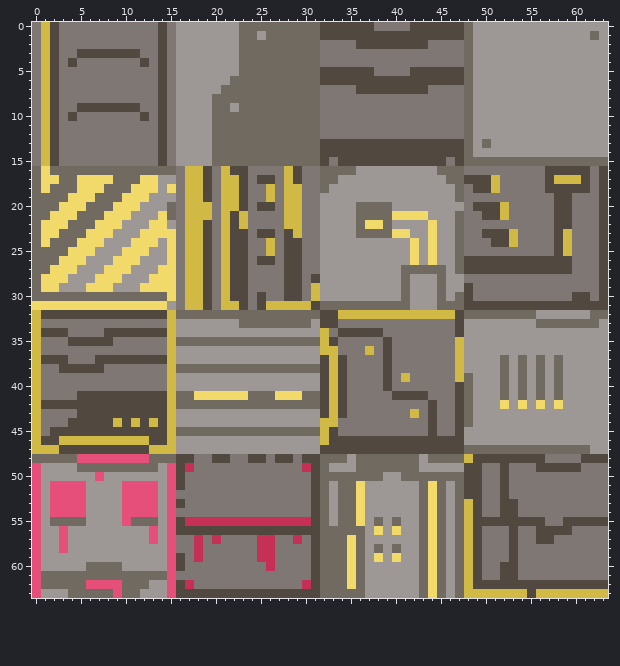
One commit to this pixel-art sprite: projects/croc3d/Industrial.png. That is the earlier state.
The file is 64x64 pixels. Colours within 5 levels of each other are drawn and written as one.
After:
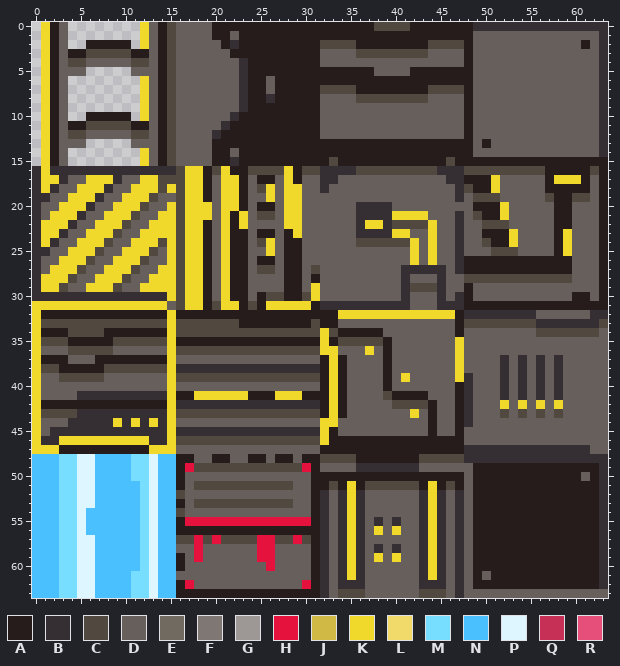
Palette (. is transparent): A #271c1c  B #352e33  C #51493f  D #665f5c  E #716a61  F #7e7773  G #9d9895  H #e5113cfe  J #d1b946  K #f0d92b  L #f1da69  M #77deff  N #4ac0ff  P #def6ff  Q #c62e56fe  R #e64f79fe
Edits made:
Changed rows in their new state; - is an unchanged pixel.
first column x 0:
 0 .KAD........KDACDDDDAAAAAAAAAAAAAAAAAACCCCAAAAAAABBBBBBBBBBBBBBB
 1 .KAD........KDACDDDDAADAAAAAAAAAAAAAAAAAAAAAAAAAADDDDDDDDDDDDDDB
 2 .KAD..AAAAA.KDACDDDDDABAAAAAAAAACCCCAAAAAAAACCCCADDDDDDDDDDDDADB
 3 .KADAA-----AADACDDDDDDAAAAAAAAAADDDDCCCCCCCCDDDDADDDDDDDDDDDDDDB
 4 .KAD-CDDDDDC-DACDDDDDDDBAAAAAAAADDDDDDDDDDDDDDDDADDDDDDDDDDDDDDB
 5 .KADDD.....DDDACDDDDDDDBAAAAAAAAAAAAAADDDDAAAAAAADDDDDDDDDDDDDDB
 6 .KAD........KDACDDDDDDDBAADAAAAAAAAAAAAAAAAAAAAAADDDDDDDDDDDDDDB
 7 .KAD........KDACDDDDDDDBAADAAAAACCCCAAAAAAAACCCCADDDDDDDDDDDDDDB
 8 .KAD........KDACDDDDDDDBAABAAAAADDDDCCCCCCCCDDDDADDDDDDDDDDDDDDB
 9 .KAD........KDACDDDDDDDBAAAAAAAADDDDDDDDDDDDDDDDADDDDDDDDDDDDDDB
10 .KAD..AAAAA.KDACDDDDDDBAAAAAAAAADDDDDDDDDDDDDDDDADDDDDDDDDDDDDDB
11 .KADAACCCCCAADACDDDDDBAAAAAAAAAADDDDDDDDDDDDDDDDADDDDDDDDDDDDDDB
12 .KADCCDDDDDCCDACDDDDBAAAAAAAAAAADDDDDDDDDDDDDDDDADDDDDDDDDDDDDDB
13 .KADDD.....DDDACDDDDAAAAAAAAAAAAAAAAAAAAAAAAAAAAADADDDDDDDDDDDDB
14 .KAD........KDACDDDDAADAAAAAAAAAAAAAAAAAAAAAAAAAADDDDDDDDDDDDDDB
15 .KAD........KDACDDDDAABAAAAAAAAAACAAAAAAAAAAAACAAAAAAAAAAAAAAAAA
16 BKBBBBBBBBBBBBBBCKKACKAACCCCKACCBBBBCCCCCCCCCBBBCCCCCCCCCAAAAACA
17 BKKBDDKKKBDDKKCCCKKADKKADAADKADDBBDDDDDDDDDDDDBBAAAKDDDDDAKKKADA
18 BKBDDKKKBDDKKKCKCKKADKKADCKDKKDDBDDDDDDDDDDDDDDBCAAKDDDDDAAAAADA
19 BBDDKKKBDDKKKCDDCKKADKKADDKDKKDDDDDDDDDDDDDDDDDBDCCCDDDDDCAACCDA
20 BDDKKKBDDKKKCDDKCKKKDKKADAADKKDDDDDDBBBBDDDDDDDDDAAAKDDDDDAADDDA
21 BDKKKBDDKKKCDDKKCKKKDKAKDCCDKKDDDDDDBBBBKKKKDDDBDCAAKDDDDDAADDDA
22 BKKKBDDKKKCDDKKKCKKADKAKDDDDKKDDDDDDBKKBCCCCKDDBDDCCCDDDDDAADDDA
23 BKKBDDKKKCDDKKKKCKKADKAADAADAKDDDDDDBBBBKKDDKDDBDDAAAKDDDDAKDDDA
24 BKBDDKKKCDDKKKCKCKKADKAADCKDAADDDDDDCCCCCCKDKDDBDDCAAKDDDDAKDDDA
25 BBDDKKKCDDKKKCDKCKKADKAADDKDAADDDDDDDDDDDDKDKDDBDDDCCCDDDDAKDDDA
26 BDDKKKCDDKKKCDDKCKKADKAADAADAADDDDDDDDDDDDKDKDDBAAAAAAAAAAAADDDA
27 BDKKKCDDKKKCDDKKCKKADKAADCCDAADCDDDDDDDDDBBBBBDBAAAAAAAAAAAADDDA
28 BKKKCDDKKKCDDKKKCKKADKAADDDDAADADDDDDDDDDBDDDBDDCCCCCCCCCCCCDDDA
29 BKKCDDKKKCDDKKKKCKKADKAADDDDAADKDDDDDDDDDBCCCBDDADDDDDDDDDDDDDDA
30 BBBBBBBBBBBBBBBKCKKADKAADACCAACKDDDDDDDDDBDDDBDBADDDDDDDDDDDAADA
31 KKKKKKKKKKKKKKKDCKKACKKACAKKKKKABBBBBBBBBBDDDBBBAAAAAAAAAAAAAAAA
32 KAAAAAAAAAAAAAAKAAAAAAAAAAAAAAAAAAKKKKKKKKKKKKKABBBBBBBBDDDDDDBB
33 KCCCCCCCCCCCCCCKCCCCCCCAAAAAAAACAADDDDDDDDDDDDDACCCCCCCCBBBBBBBC
34 KAAACCCCAAAAAAAKCCCCCCCCCCCCCCCCKCAAAAADDDDDDDDADDDDDDDDCCCCCCCD
35 KCCCAAAAACCCCCCKAAAAAAAAAAAAAAAAKACCCCCADDDDDDDKDDDDDDDDDDDDDDDD
36 KDDDCCCCCDDDDDDKCCCCCCCCCCCCCCCCKKDDDKDADDDDDDDKDDDDDDDDDDDDDDDD
37 KAAADDDAAAAAAAAKDDDDDDDDDDDDDDDDAKADDDDADDDDDDDKDDDDBDBDBDBDDDDD
38 KCCAAAAACCCCCCCKBBBBBBBBBBBBBBBBAKADDDDADDDDDDDKDDDDBDBDBDBDDDDD
39 KDDCCCCCDDDDDDDKCCCCCCCCCCCCCCCCAKADDDDADKDDDDDKBDDDBDBDBDBDDDDD
40 KDDDDDDDDDDDDDDKDDDDDDDDDDDDDDDDAKADDDDADDDDDDDABDDDBDBDBDBDDDDD
41 KDDDDBBBBBBBBBBKAAKKKKKKAAAKKKAAAKADDDDCAAAADDDABDDDBDBDBDBDDDDD
42 KAAAAAAAAAAAAAAKBBBBBBBBBBBBBBBBAKADDDDDCCCCADDABDDDKDKDKDKDDDDD
43 KCCCCBBBBBBBBBBKCCCCCCCCCCCCCCCCAKADDDDDDDKDADDABDDDCDCDCDCDDDDD
44 KDDDBBBBBKBKBKBKDDDDDDDDDDDDDDDDKKDDDDDDDDDDADDABDDDDDDDDDDDDDDD
45 KDBBBBBBBBBBBBBKBBBBBBBBBBBBBBBBKADDDDDDDDDDADDADDDDDDDDDDDDDDDD
46 KBBKKKKKKKKKKBBKCCCCCCCCCCCCCCCCKAAAAAAAAAAAAAAADDDDDDDDDDDDDDDD
47 KKKAAAAAAAAAAKKKDDDDDDDDDDDDDDDDAAAAAAAAAAAAAAAABBBBBBBBBBBBBBDD
48 NNNMMPPNNNNMMPNNAADDAADDAADAADAACCCCAAAAAAACCCCCBBBBBBBBBBBBBBBB
49 NNNMMPPNNNNMMPNNAHCCCCCCCCCCCCHADDDDBBBBBBBDDDDDDAAAAAAAAAAAAAAB
50 NNNMMPPNNNNMMPNNADDDDDDDDDDDDDDAAAAAAAAAAAAAAAAADAAAAAAAAAAAADAB
51 NNNMMPPNNNNNMPNNADCCCCCCCCCCCDDAACAKACCCCCCAKACADAAAAAAAAAAAAAAB
52 NNNMMPPNNNNNMPNNCDDDDDDDDDDDDDDABDBKBDDDDDDBKBDBDAAAAAAAAAAAAAAB
53 NNNMMPPNNNNNMPNNADCCCCCCCCCCCDDABDBKBDDDDDDBKBDBDAAAAAAAAAAAAAAB
54 NNNMMPNNNNNNMPNNCDDDDDDDDDDDDDDABDBKBDDDDDDBKBDBDAAAAAAAAAAAAAAB
55 NNNMMPNNNNNNMPNNAHHHHHHHHHHHHHHABDBKBDBDBDDBKBDBDAAAAAAAAAAAAAAB
56 NNNMMPNNNNNNMPNNAAAAAAAAAAAAAAAABDBKBDKDKDDBKBDBDAAAAAAAAAAAAAAB
57 NNNMMPPNNNNNMPNNCCHCHCCCCHHCCHCABDBKBDDDDDDBKBDBDAAAAAAAAAAAAAAB
58 NNNMMPPNNNNNMPNNDDHDDDDDDHHDDDDABDBKBDBDBDDBKBDBDAAAAAAAAAAAAAAB
59 NNNMMPPNNNNNMPNNADHDDDDDDHHDDDDABDBKBDKDKDDBKBDBDAAAAAAAAAAAAAAB
60 NNNMMPPNNNNNMPNNADDDDDDDDDHDDDDABDBKBDDDDDDBKBDBDAAAAAAAAAAAAAAB
61 NNNMMPPNNNNMMPNNDDDDDDDDDDDDDDDABDBKBDDDDDDBKBDBDADAAAAAAAAAAAAB
62 NNNMMPPNNNNMMPNNAHDDDDDDDDDDDDHABDBBBDDDDDDBBBDBDAAAAAAAAAAAAAAB
63 NNNMMPPNNNNMMPNNAAAAAAAAAAAAAAAABDCCCDDDDDDCCCDBDDDDDDDDDDDDDDDD
Pixel boxes of the changes (left, top, right, bottom) in both pictures:
changed: (32, 22, 608, 598)
